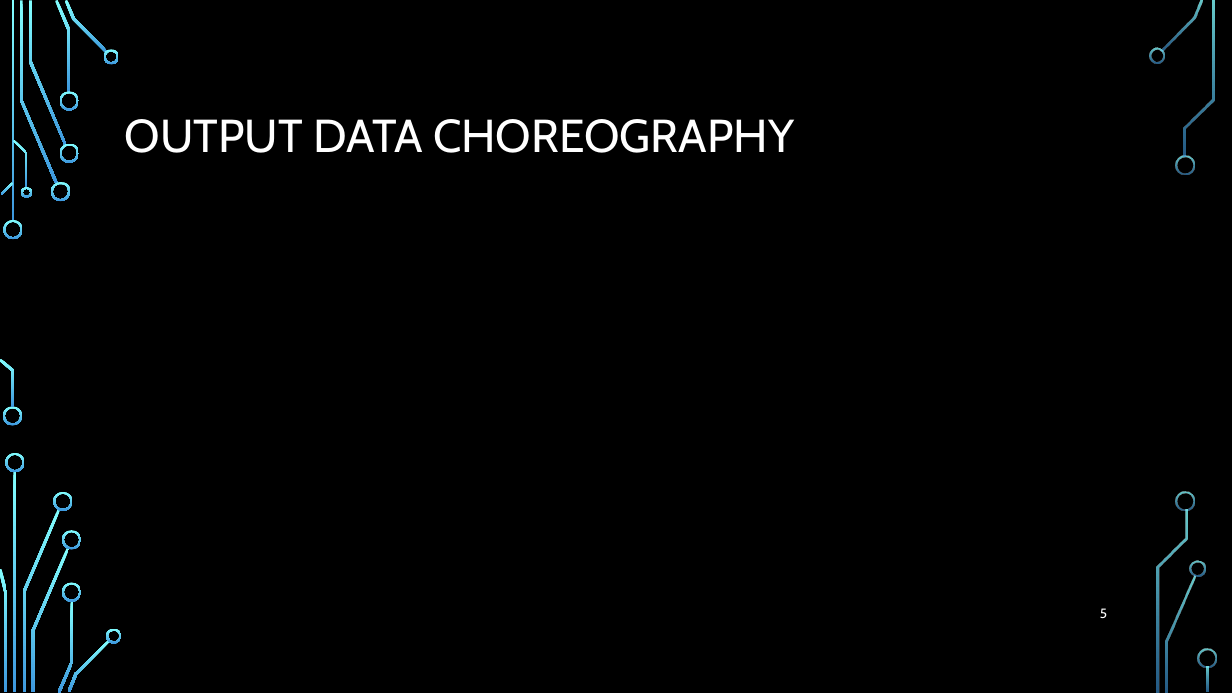
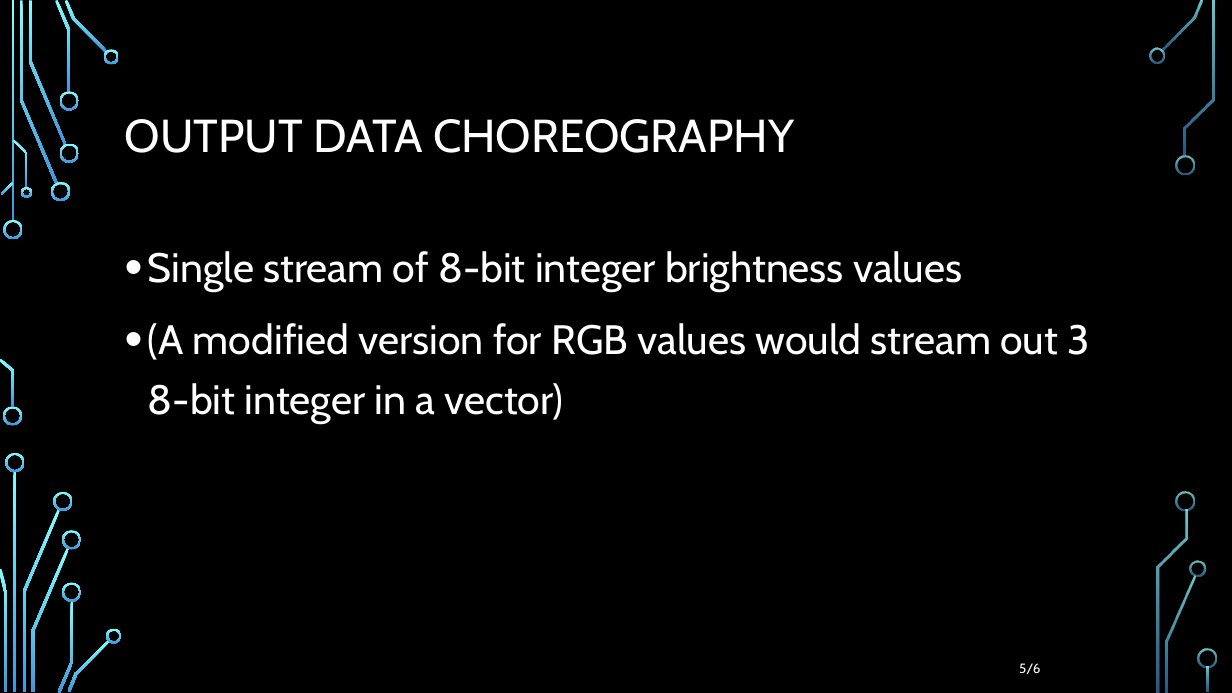
Before and after one commit to Ghuiby12h/HomogeneityEdgeDetection, a slide deck: slide 5 of Presentations/UserHomogeneityEdgeDetection.pptx. Drawn at 1232x693 pixels with LibreOffice and Linux fonts; fonts in the diff are those of the drawing; background and template pictures are left out. Boxes give left, top, right and bottom in pixels: in the first picture for what was removed or moved away, otherwise in the second. Text is boxed around its words. In the diff, an @@ line names an element or a change of style, - is before the commit and + after.

```diff
--- a/Presentations/UserHomogeneityEdgeDetection.pptx
+++ b/Presentations/UserHomogeneityEdgeDetection.pptx
@@ text added at <box>148,251,1089,423</box>, 32 pt, text #FFFFFF @@
+• Single stream of 8-bit integer brightness values
+• (A modified version for RGB values would stream out 3 8-bit integer in a vector)
@@ page number at <box>1019,663,1041,674</box>: text changed @@
-5
+5/6
```
Also in this commit, not shown: 4 other slides changed, 3 other files.
